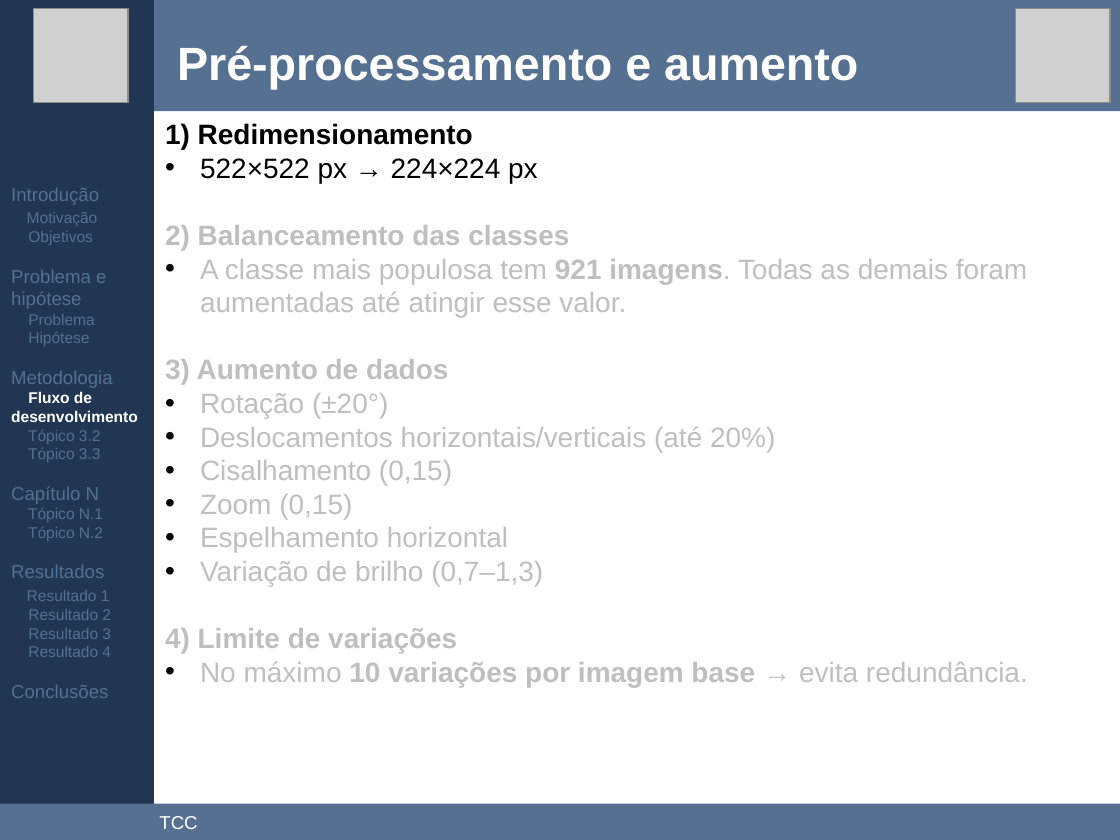
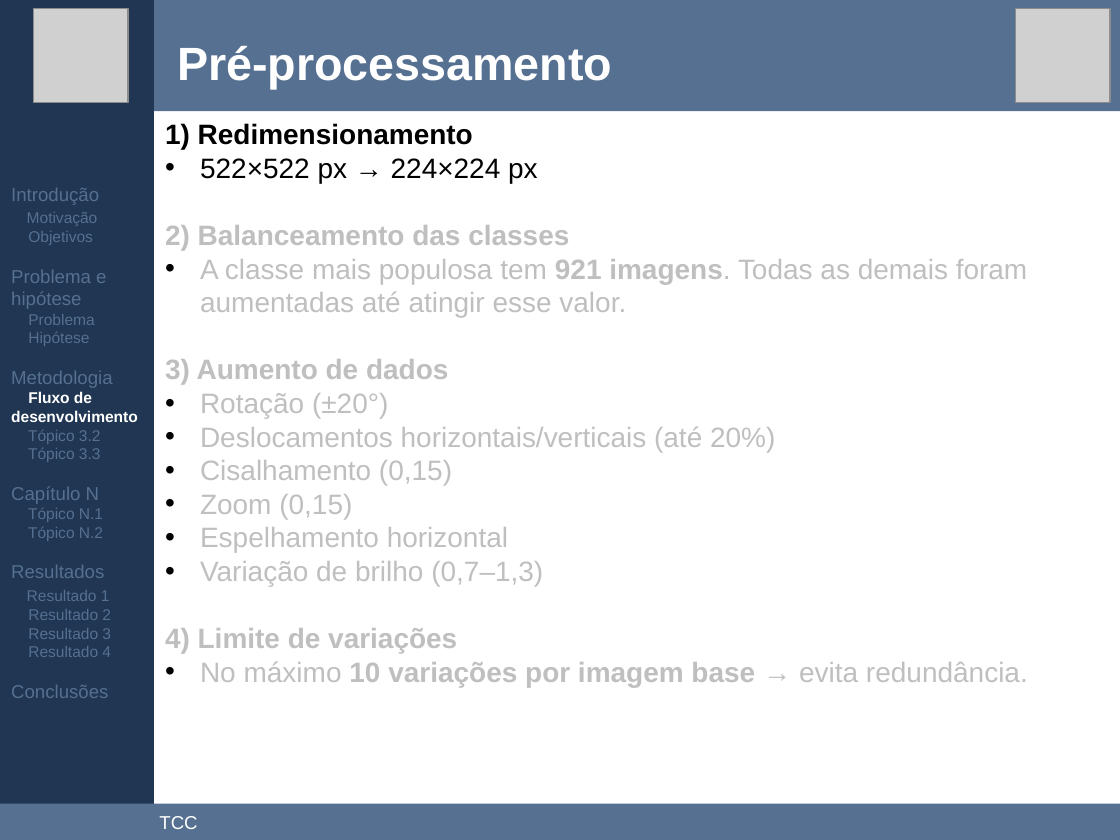
Before and after one commit to maxwellrs-dev/ai4rpi, a slide deck: slide 15 of apresentacao/apresentacao.pptx (slide 14 before the commit). Drawn at 1120x840 pixels with LibreOffice and Linux fonts; fonts in the diff are those of the drawing; grey boxes stand for pictures. Boxes give left, top, right and bottom in pixels: in the first picture for what was removed or moved away, otherwise in the second. Text is boxed around its words. In the diff, an @@ line names an element or a change of style, - is before the commit and + after.

```diff
--- a/apresentacao/apresentacao.pptx
+++ b/apresentacao/apresentacao.pptx
@@ text at [177, 46, 612, 89]: text changed @@
-Pré-processamento e aumento
+Pré-processamento
```
Also in this commit, not shown: 7 other slides changed, 18 slides added, 1 slide removed.
